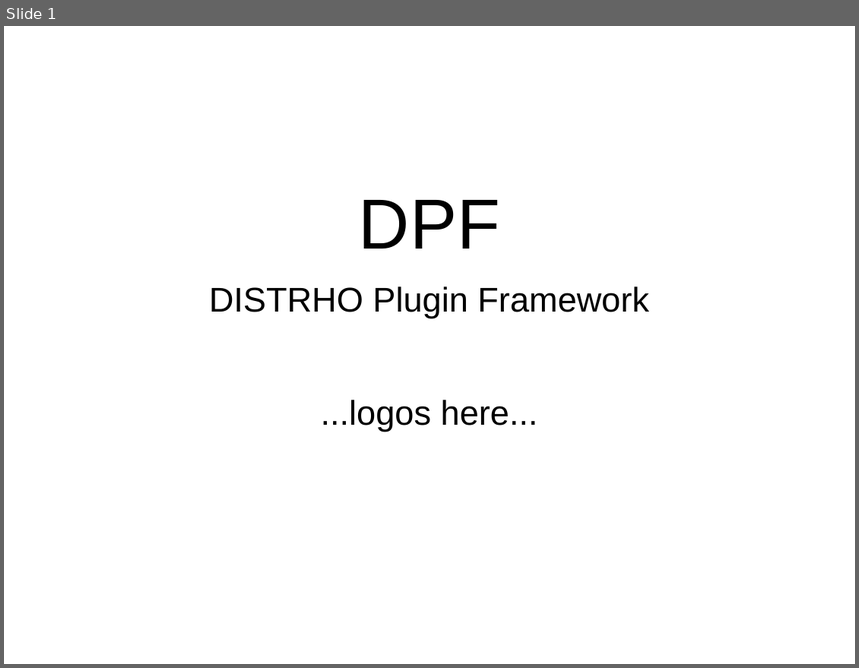
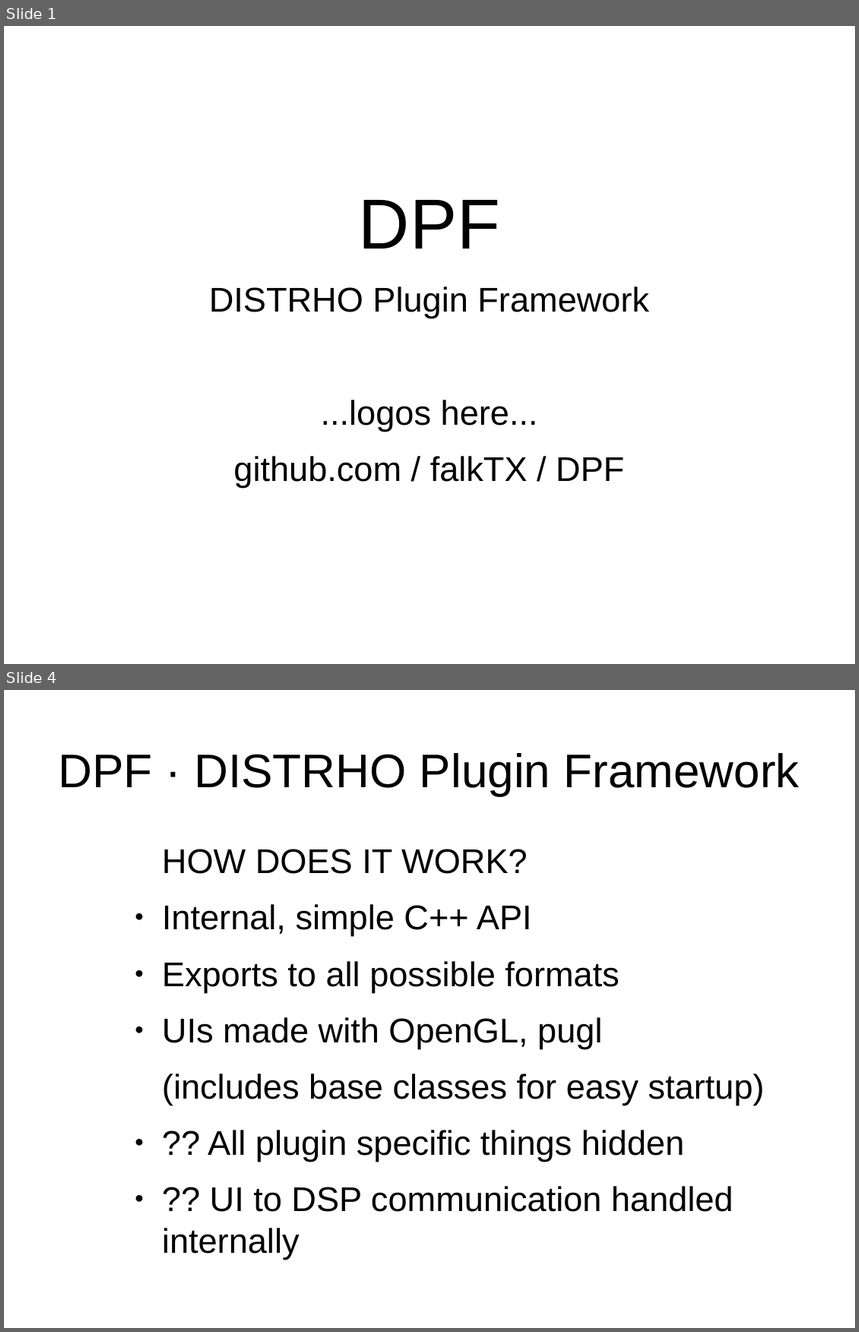
Before and after one commit to DISTRHO/DPF, a slide deck: lac/2014-small-talk.odp. Shown one above the other, each under a label of ours: slide 1 before the commit, slides 1 and 4 after it; the slides between them are not shown. The pictures are 859x668 and 859x1332 pixels, drawn with LibreOffice and Linux fonts; fonts in the diff are those of the drawing. Boxes give left, top, right and bottom in pixels: in the first picture for what was removed or moved away, otherwise in the second. Text is boxed around its words. In the diff, an @@ line names an element or a change of style, - is before the commit and + after.

```diff
--- a/lac/2014-small-talk.odp
+++ b/lac/2014-small-talk.odp
@@ slide 4 added at [4, 690, 855, 1328], background #FFFFFF @@
@@ title added at [58, 753, 800, 796], 44 pt, text #000000 @@
+DPF · DISTRHO Plugin Framework
@@ text added at [162, 849, 765, 1212], 32 pt, text #000000 @@
+HOW DOES IT WORK?
+● Internal, simple C++ API
+● Exports to all possible formats
+● UIs made with OpenGL, pugl
+(includes base classes for easy startup)
+● ?? All plugin specific things hidden
+● ?? UI to DSP communication handled internally
@@ slide 1 changed as well @@
@@ text at [234, 456, 624, 488]: paragraph added @@
+github.com / falkTX / DPF
```
Also in this commit, not shown: 7 other slides added, 1 slide removed.
